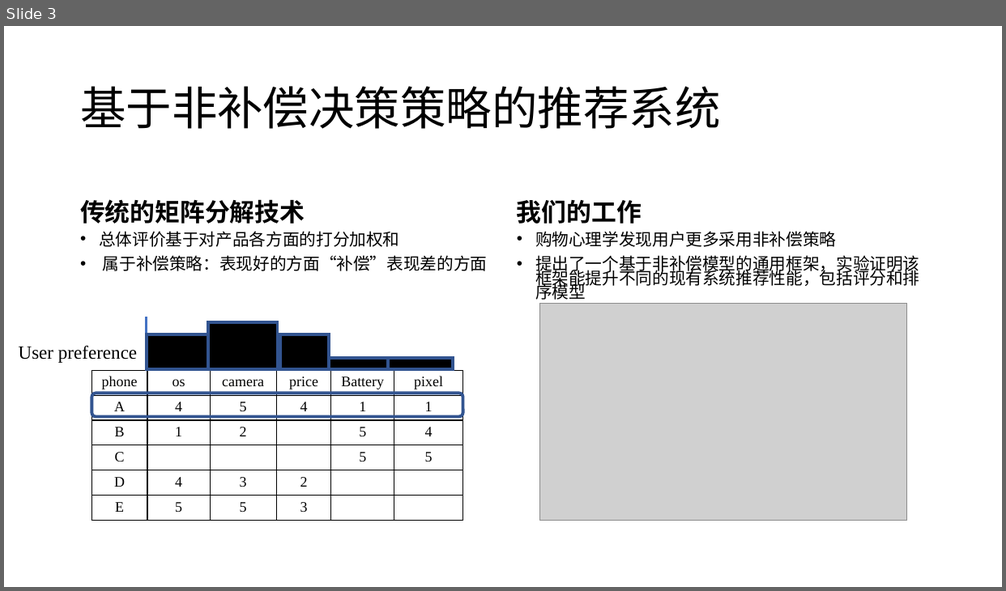
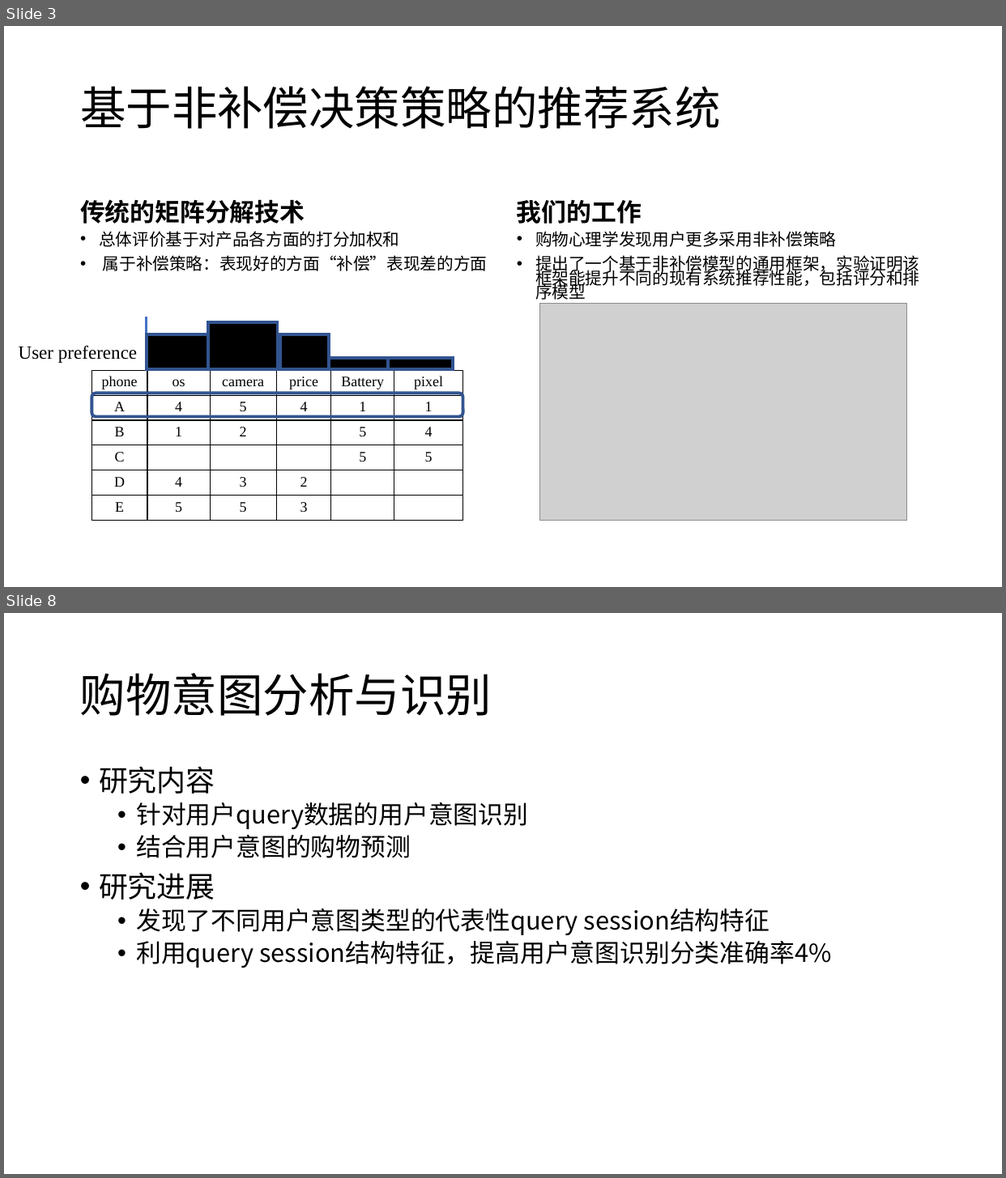
Before and after one commit to cheyennelin/Ali, a slide deck: 8月总结.pptx. Shown one above the other, each under a label of ours: slide 3 before the commit, slides 3 and 8 after it; the slides between them are not shown. The pictures are 1006x591 and 1006x1178 pixels, drawn with LibreOffice and Linux fonts; fonts in the diff are those of the drawing; grey boxes stand for pictures. Boxes give left, top, right and bottom in pixels: in the first picture for what was removed or moved away, otherwise in the second. Text is boxed around its words. In the diff, an @@ line names an element or a change of style, - is before the commit and + after.

```diff
--- a/8月总结.pptx
+++ b/8月总结.pptx
@@ slide 8 added at (4, 613, 1002, 1174), background #FFFFFF @@
@@ title added at (80, 673, 492, 716), 44 pt, text #000000 @@
+购物意图分析与识别
@@ text added at (99, 766, 831, 968), 24 pt, text #000000 @@
+• 研究内容
+  • 针对用户query数据的用户意图识别
+  • 结合用户意图的购物预测
+• 研究进展
+  • 发现了不同用户意图类型的代表性query session结构特征
+  • 利用query session结构特征，提高用户意图识别分类准确率4%
```
Also in this commit, not shown: 2 slides changed, 2 other slides added.
